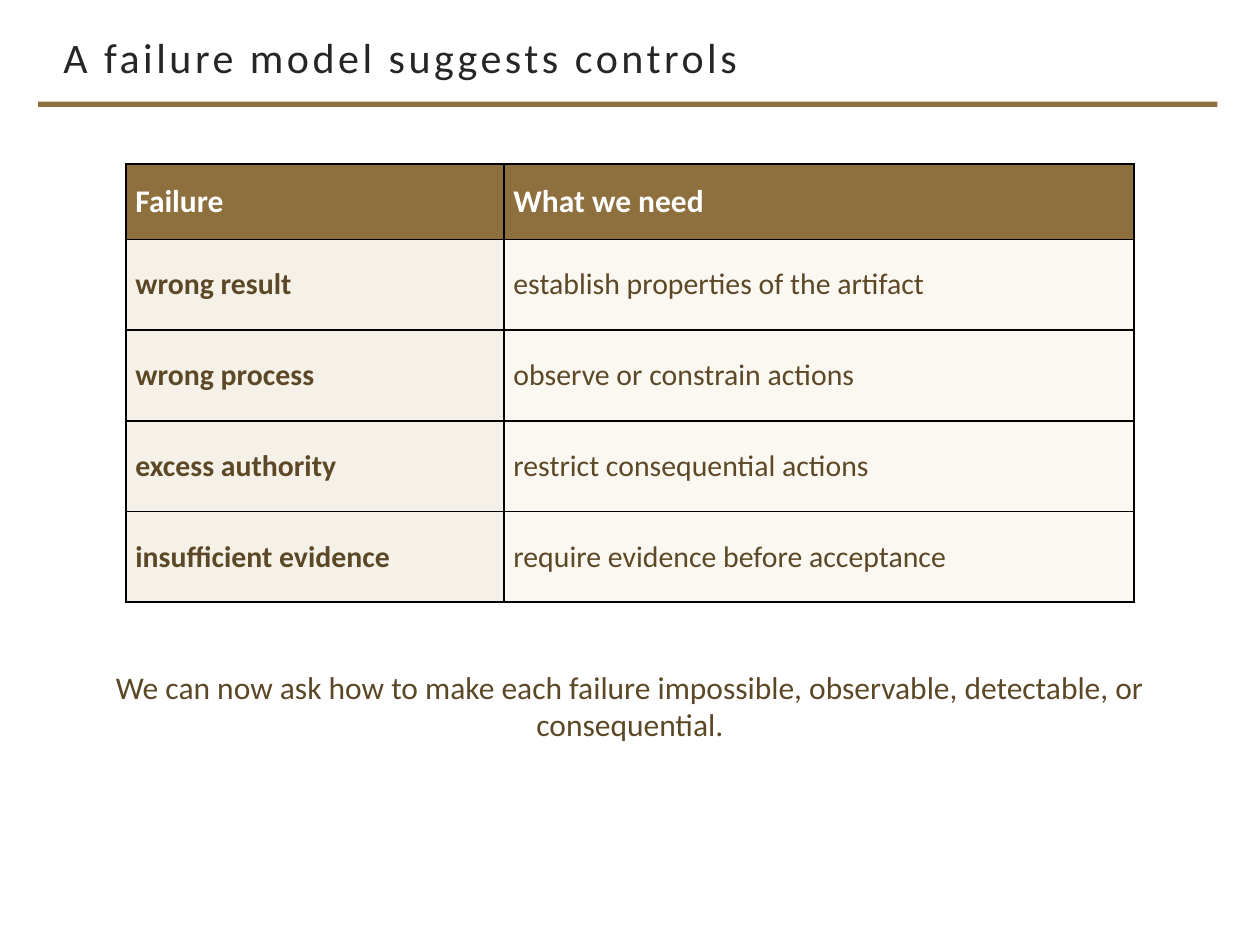
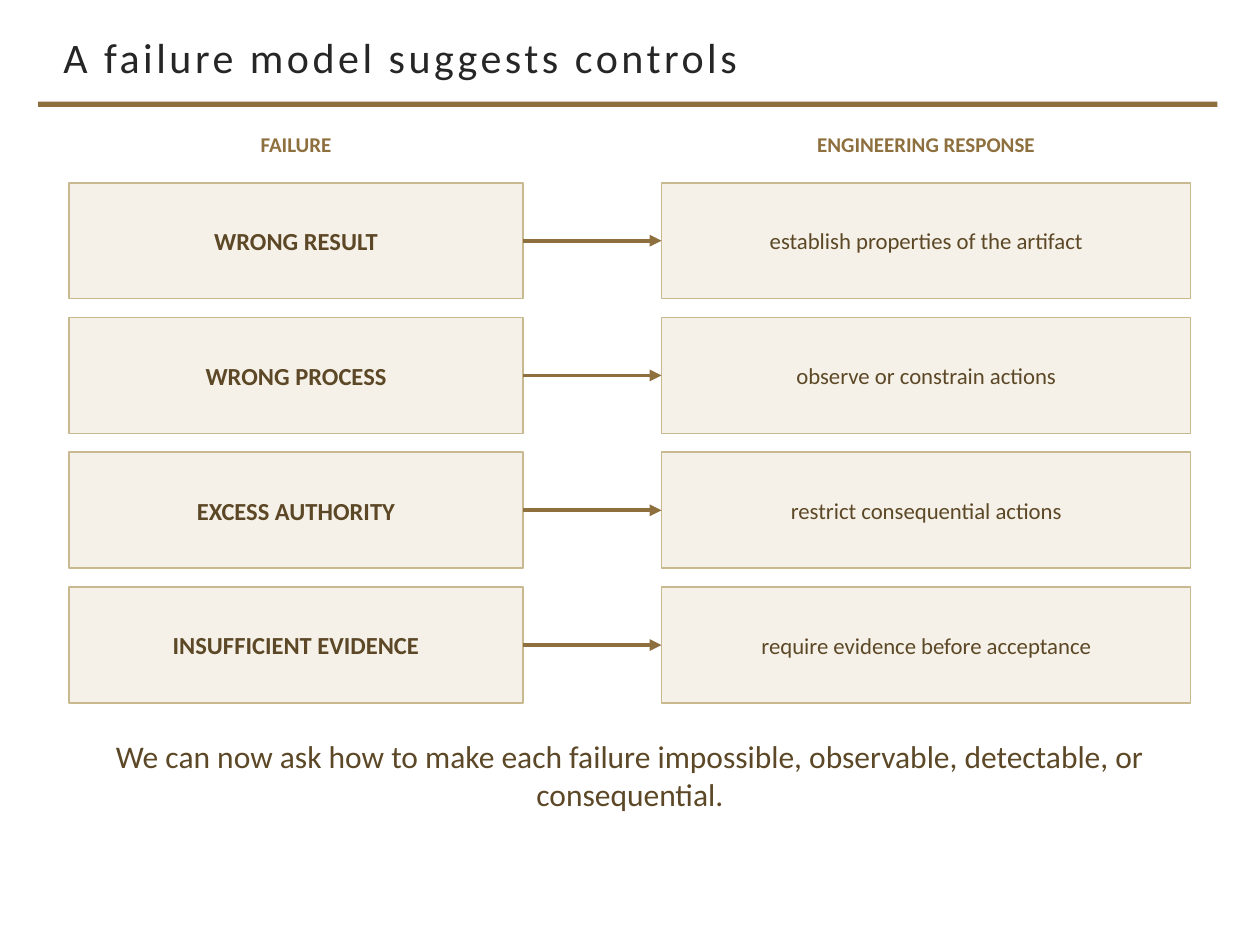
Before and after one commit to davisjam/model-based-agentic-software-engineering, a slide deck: slide 17 of course/lectures/act-2-delegation-and-control/03-alignment/2-3-Alignment.pptx. Drawn at 1260x945 pixels with LibreOffice and Linux fonts; fonts in the diff are those of the drawing; background and template pictures are left out. Boxes give left, top, right and bottom in pixels: in the first picture for what was removed or moved away, otherwise in the second. Text is boxed around its words. In the diff, an @@ line names an element or a change of style, - is before the commit and + after.

```diff
--- a/course/lectures/act-2-delegation-and-control/03-alignment/2-3-Alignment.pptx
+++ b/course/lectures/act-2-delegation-and-control/03-alignment/2-3-Alignment.pptx
@@ text added at [261,138,332,152], 12 pt, text #8E6F3E, bold @@
+FAILURE
@@ text added at [817,138,1035,152], 12 pt, text #8E6F3E, bold @@
+ENGINEERING RESPONSE
@@ table removed at [126,164,1134,602], 5 rows, 2 columns @@
-Failure | What we need
-wrong result | establish properties of the artifact
-wrong process | observe or constrain actions
-excess authority | restrict consequential actions
-insufficient evidence | require evidence before acceptance
@@ rectangle added at [69,183,523,299], fill #F5F1E8, outline #C9B991 1 pt, 14 pt, text #5C4826, bold @@
+WRONG RESULT
@@ rectangle added at [662,183,1191,299], fill #F5F1E8, outline #C9B991 1 pt, 13 pt, text #5C4826 @@
+establish properties of the artifact
@@ arrow added from (523, 241) to (662, 241), #8E6F3E 2.25 pt @@
@@ rectangle added at [69,318,523,433], fill #F5F1E8, outline #C9B991 1 pt, 14 pt, text #5C4826, bold @@
+WRONG PROCESS
@@ rectangle added at [662,318,1191,433], fill #F5F1E8, outline #C9B991 1 pt, 13 pt, text #5C4826 @@
+observe or constrain actions
@@ arrow added from (523, 375) to (662, 375), #8E6F3E 2.25 pt @@
@@ rectangle added at [69,452,523,568], fill #F5F1E8, outline #C9B991 1 pt, 14 pt, text #5C4826, bold @@
+EXCESS AUTHORITY
@@ rectangle added at [662,452,1191,568], fill #F5F1E8, outline #C9B991 1 pt, 13 pt, text #5C4826 @@
+restrict consequential actions
@@ arrow added from (523, 510) to (662, 510), #8E6F3E 2.25 pt @@
@@ rectangle added at [69,587,523,703], fill #F5F1E8, outline #C9B991 1 pt, 14 pt, text #5C4826, bold @@
+INSUFFICIENT EVIDENCE
@@ rectangle added at [662,587,1191,703], fill #F5F1E8, outline #C9B991 1 pt, 13 pt, text #5C4826 @@
+require evidence before acceptance
@@ arrow added from (523, 645) to (662, 645), #8E6F3E 2.25 pt @@
@@ text "We can now ask how ...": place and size @@
-text "We can now ask how ..." at [116,677,1143,741]
+text "We can now ask how ..." at [116,746,1143,811]
```
